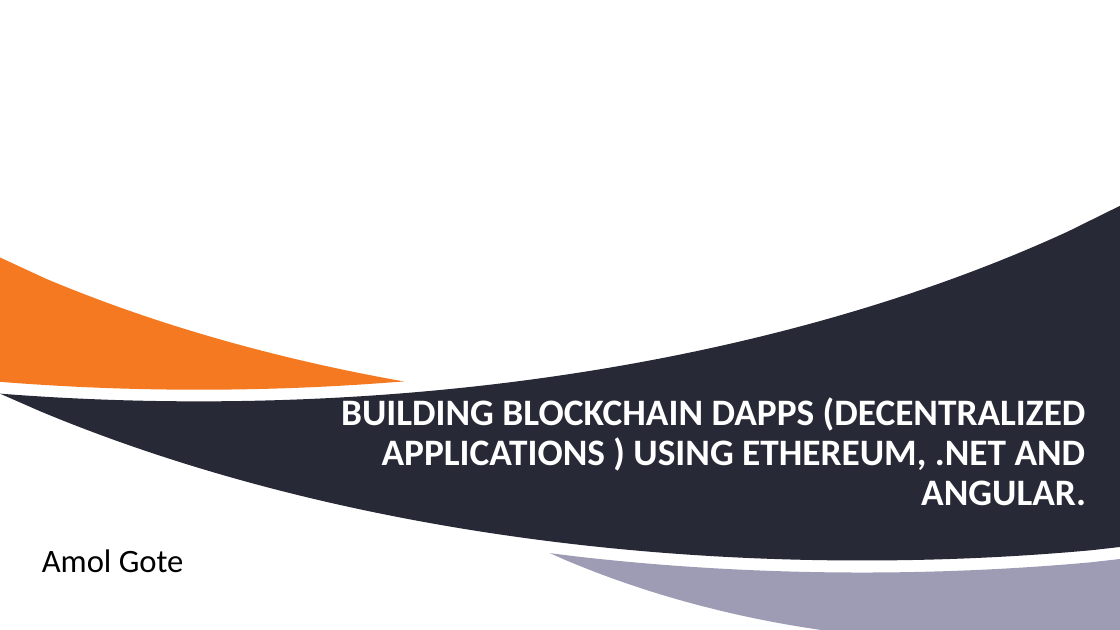
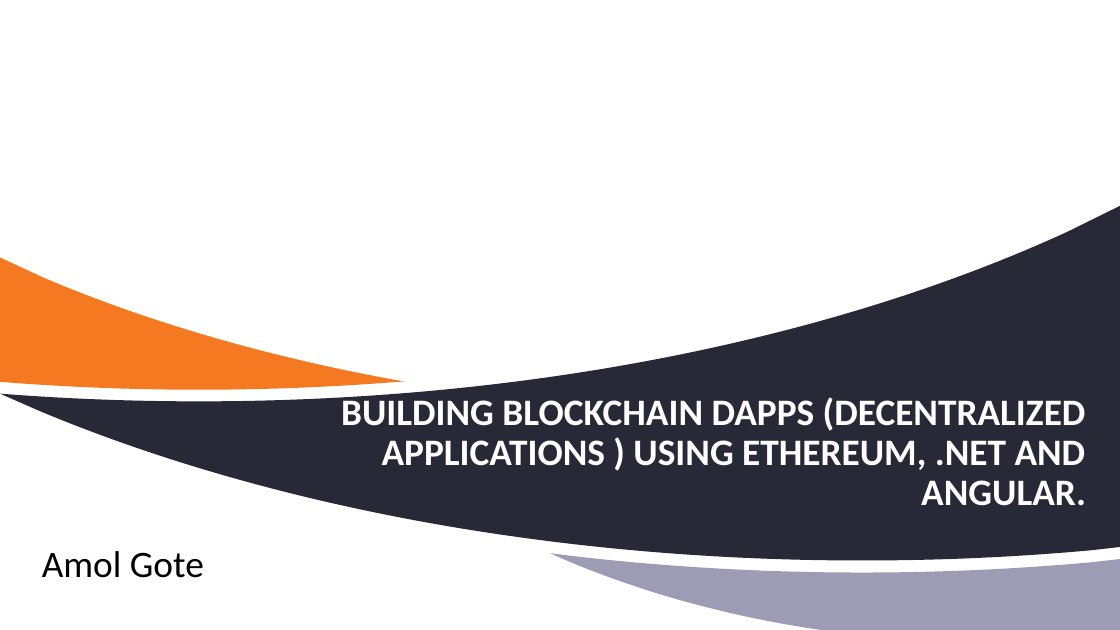
Before and after one commit to aamolgote/codecampnyc2018, a slide deck: slide 1 of PPTX/BAAS.pptx. Drawn at 1120x630 pixels with LibreOffice and Linux fonts; fonts in the diff are those of the drawing; background and template pictures are left out. Boxes give left, top, right and bottom in pixels: in the first picture for what was removed or moved away, otherwise in the second. Text is boxed around its words. In the diff, an @@ line names an element or a change of style, - is before the commit and + after.

```diff
--- a/PPTX/BAAS.pptx
+++ b/PPTX/BAAS.pptx
@@ text "Amol Gote" at (42, 551, 204, 578): size 28 to 32 pt @@
```
Also in this commit, not shown: 5 other slides changed, 2 slides added.
